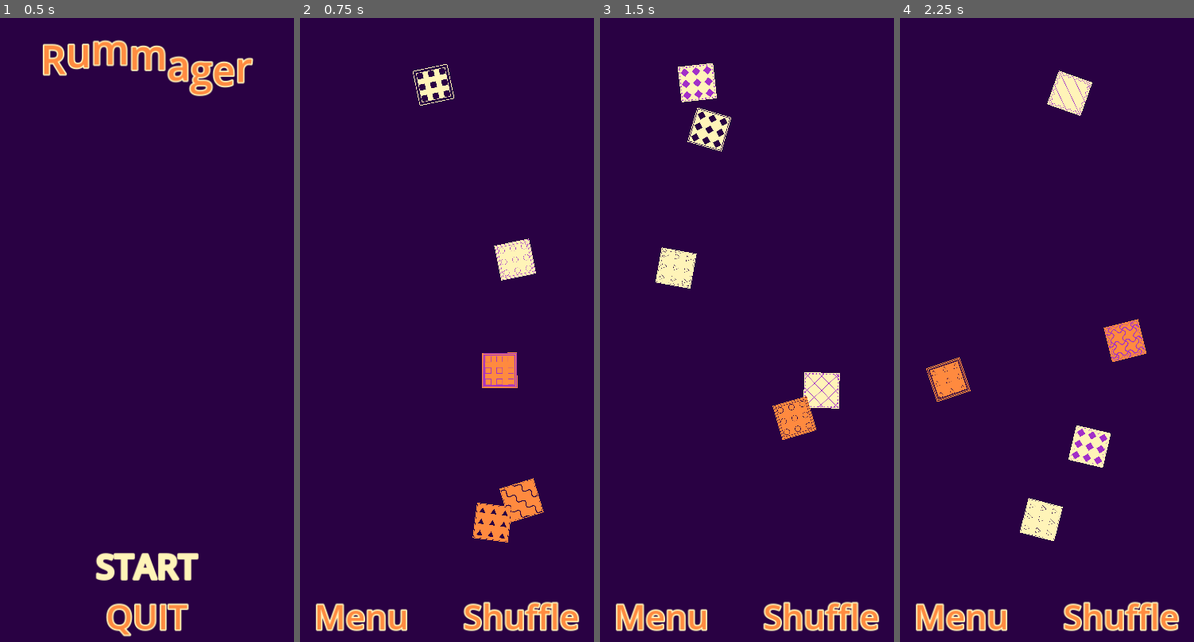
Above: before the commit, frames 1-4 (left to right).
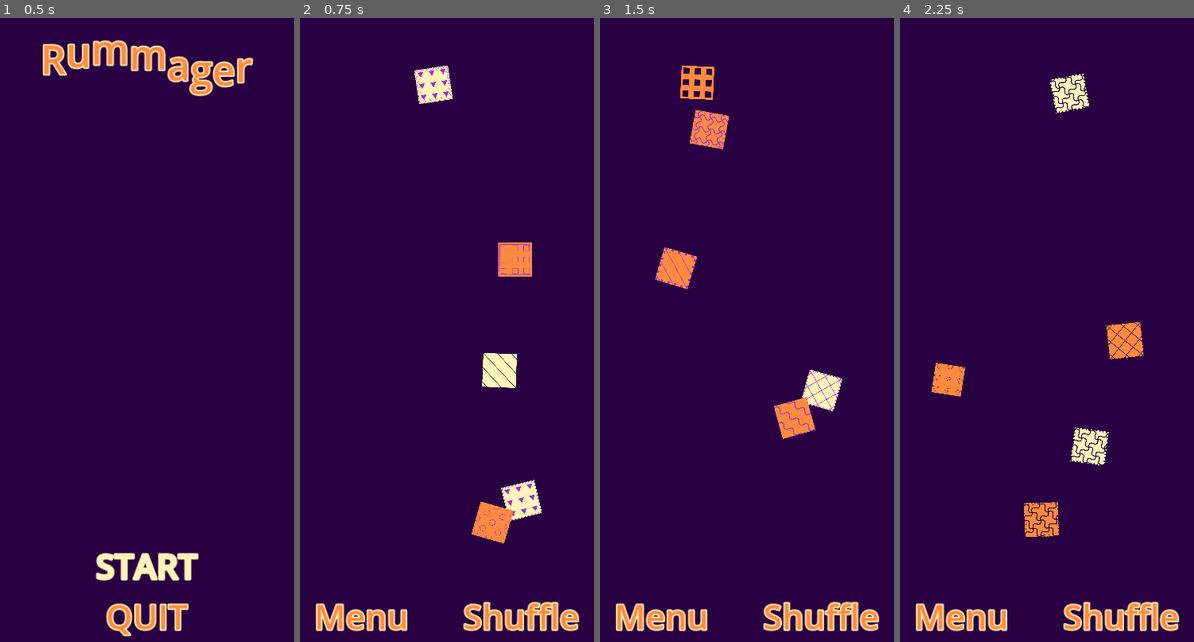
Above: after the commit, the same moments.

Repository: magopian/rummager
Game: Godot game, scene res://start_menu.tscn
Same seed, same stepped clock (60 frames per second), same inputs: the game is played once before the commit and once after it.
Inputs:
- Up to frame 1 (0.5 s): no input
- Up to frame 2 (0.75 s): click "START" at 0.5 s
- Up to frame 3 (1.5 s): click "Shuffle" at 1.25 s
- Up to frame 4 (2.25 s): click "Shuffle" at 2 s

Frame 1 is identical in both runs. In frame 2, 2.6% of the frame differs, in the area x 38-83%, y 7-85%; in frame 3, 2.5%; in frame 4, 2.0%.

Commit message:
Display the cards small, until they are picked up

Diff:
--- a/card.gd
+++ b/card.gd
@@ -15,6 +15,7 @@
 @export var color: Color
 @export var pattern_sprite: CompressedTexture2D
 @export var border_sprite: CompressedTexture2D
+@export var small_scale: Vector2 = Vector2(0.16, 0.16)
 
 
 var held = false
@@ -51,6 +52,7 @@
 		return
 	freeze = true
 	held = true
+	update_scale(Vector2(1, 1))
 
 
 func drop(impulse=Vector2.ZERO) -> void:
@@ -58,3 +60,9 @@
 		freeze = false
 		apply_central_impulse(impulse)
 		held = false
+		update_scale(small_scale)
+
+
+func update_scale(new_scale: Vector2) -> void:
+	for child in get_children():
+		child.scale = new_scale
--- a/card.tscn
+++ b/card.tscn
@@ -3,7 +3,7 @@
 [ext_resource type="Script" path="res://card.gd" id="1_00shj"]
 
 [sub_resource type="RectangleShape2D" id="RectangleShape2D_tlpa3"]
-size = Vector2(50, 50)
+size = Vector2(300, 300)
 
 [node name="Card" type="RigidBody2D"]
 collision_mask = 0
@@ -18,15 +18,14 @@
 [node name="Background" type="Polygon2D" parent="."]
 unique_name_in_owner = true
 color = Color(1, 1, 1, 0)
-polygon = PackedVector2Array(-25, 25, 25, 25, 25, -25, -25, -25)
+polygon = PackedVector2Array(-150, 150, 150, 150, 150, -150, -150, -150)
 
 [node name="VisibleOnScreenNotifier2D" type="VisibleOnScreenNotifier2D" parent="."]
 unique_name_in_owner = true
+rect = Rect2(-150, -150, 300, 300)
 
 [node name="Pattern" type="Sprite2D" parent="."]
 unique_name_in_owner = true
-scale = Vector2(0.16, 0.16)
 
 [node name="Border" type="Sprite2D" parent="."]
 unique_name_in_owner = true
-scale = Vector2(0.16, 0.16)
--- a/game.gd
+++ b/game.gd
@@ -23,20 +23,24 @@
 	menu_button.pressed.connect(_on_menu_button_pressed)
 	shuffle_button.pressed.connect(_on_shuffle_button_pressed)
 	for i in range(num_cards):
-		var card: Card = card_scene.instantiate()
-		card.clicked.connect(_on_card_clicked)
-		card.left_screen.connect(_on_card_left_screen)
-		card.position = get_random_position()
-		card.rotation_degrees = randf_range(-20, 20)
-		card.background_color = background_colors.pick_random()
-		card.color = colors.pick_random()
-		card.pattern_sprite = patterns.pick_random()
-		card.border_sprite = borders.pick_random()
+		var card: Card = new_card()
 		cards.add_child(card)
 		if i == 0:
 			card_to_find = card
-			# TODO: no need for that when we have proper sprites
-			card.color = Color("#ff8b40")
+
+
+func new_card() -> Card:
+	var card: Card = card_scene.instantiate()
+	card.clicked.connect(_on_card_clicked)
+	card.left_screen.connect(_on_card_left_screen)
+	card.position = get_random_position()
+	card.rotation_degrees = randf_range(-20, 20)
+	card.background_color = background_colors.pick_random()
+	card.color = colors.pick_random()
+	card.pattern_sprite = patterns.pick_random()
+	card.border_sprite = borders.pick_random()
+	card.update_scale(card.small_scale)
+	return card
 
 
 func _on_menu_button_pressed() -> void:
@@ -51,6 +55,7 @@
 	if !held_card:
 		card.pickup()
 		held_card = card
+		cards.move_child(card, -1)  # The card will be drawn over the others
 
 
 func _on_card_left_screen(card: Card) -> void:
